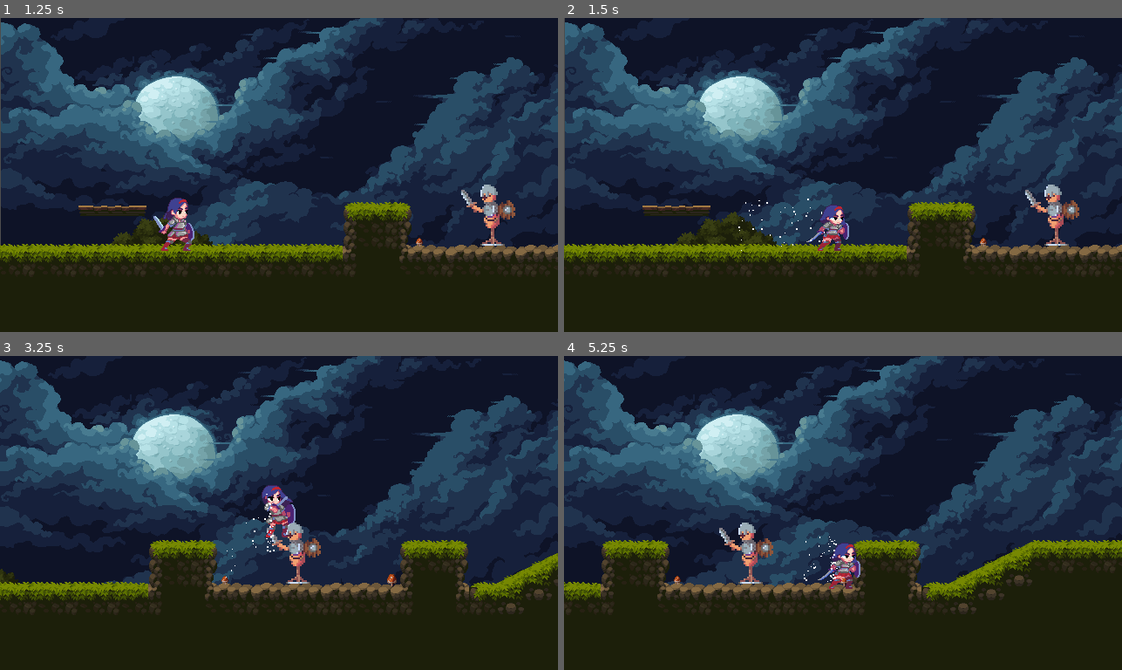
Above: before the commit, frames 1-4 (two rows, left to right).
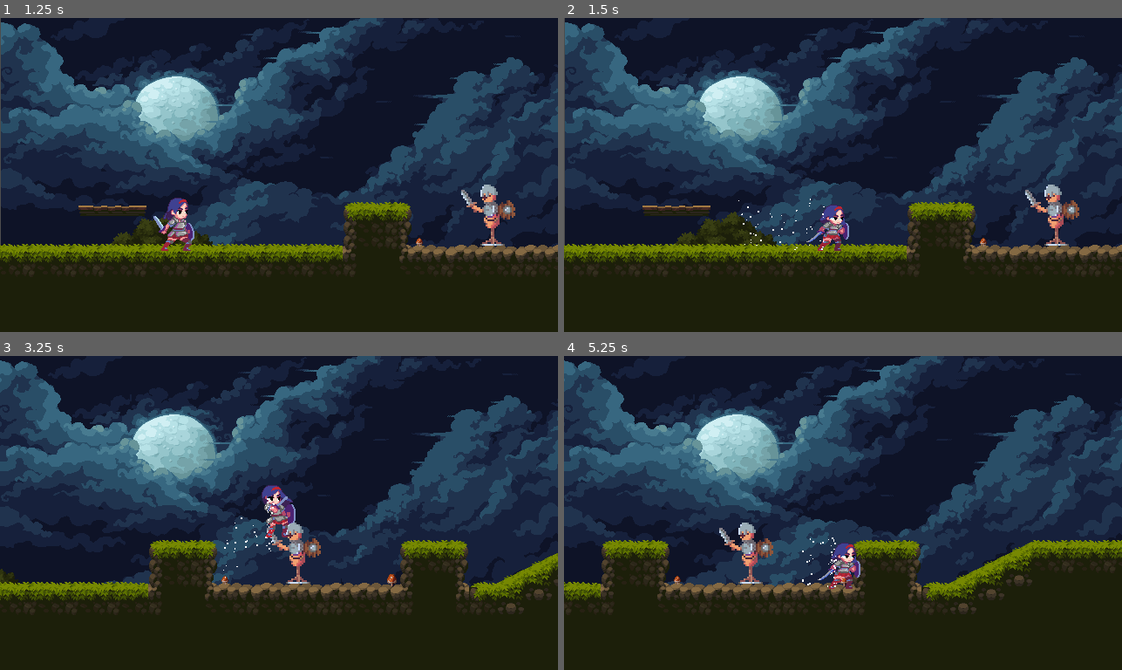
Above: after the commit, the same moments.

Repository: Crustar/Godot_HackSlash_project
Game: Godot game, scene res://src/level/test_scene.tscn
The game is run twice, just before and just after one commit, with the same random seed, the same clock (stepped at 60 frames per second) and the same inputs.
Inputs:
- Up to frame 1 (1.25 s): hold D (right) from 0.53 s (still down); tap Z (attack) at 0.6 s; tap X (jump) at 0.77, 1.07 s; tap Shift (dash) at 0.8 s
- Up to frame 2 (1.5 s): keep holding D (right); tap Shift (dash) at 1.35 s
- Up to frame 3 (3.25 s): tap X (jump) at 1.52, 1.55, 1.82, 2.1, 3.02 s; release D (right) at 2.03 s; hold A (left) 2.03-2.78 s; tap Z (attack) at 2.3, 2.85 s; hold D (right) from 2.78 s (still down); tap Shift (dash) at 3.05 s
- Up to frame 4 (5.25 s): tap X (jump) at 3.32, 3.77, 3.8, 4.07, 4.52, 4.82 s; tap Shift (dash) at 3.6, 5.1 s; release D (right) at 4.28 s; hold A (left) 4.28-5.03 s; tap Z (attack) at 4.35 s; hold D (right) from 5.03 s (still down)

Frame 1 is identical in both runs. In frame 2, less than 0.1% of the frame differs, in the area x 31-47%, y 57-75%; in frame 3, less than 0.1%, in the area x 40-50%, y 43-71%; in frame 4, less than 0.1%.

Commit message:
redesign the sound player so it uses a global node to control

Diff:
--- a/project.godot
+++ b/project.godot
@@ -14,6 +14,10 @@
 run/main_scene="uid://d1jm0kdjsdoh"
 config/features=PackedStringArray("4.4", "Forward Plus")
 config/icon="res://icon.svg"
+
+[autoload]
+
+AudioController="*res://src/controller/audio_controller.tscn"
 
 [display]
 
--- /dev/null
+++ b/src/controller/audio_controller.gd
@@ -0,0 +1,15 @@
+extends Node
+
+func play_attack_sound(delay_s: int = 0):
+	if delay_s >= 0:
+		await get_tree().create_timer(delay_s).timeout
+	$Attack.stop()
+	$Attack.play()
+
+func play_dash_sound():
+	$Dash.stop()
+	$Dash.play()
+
+func play_jump_sound():
+	$Jump.stop()
+	$Jump.play()
--- /dev/null
+++ b/src/controller/audio_controller.tscn
@@ -0,0 +1,40 @@
+[gd_scene load_steps=13 format=3 uid="uid://bhanuh1txt47u"]
+
+[ext_resource type="Script" uid="uid://8y42xfjw40ho" path="res://src/controller/audio_controller.gd" id="1_5qpge"]
+[ext_resource type="AudioStream" uid="uid://bh013pr32n0xm" path="res://asset/sound_effect/07_human_atk_sword_1.wav" id="1_lac31"]
+[ext_resource type="AudioStream" uid="uid://n17jrwoirvfa" path="res://asset/sound_effect/07_human_atk_sword_2.wav" id="2_5qpge"]
+[ext_resource type="AudioStream" uid="uid://bpw6veg5nhnfd" path="res://asset/sound_effect/07_human_atk_sword_3.wav" id="3_myfby"]
+[ext_resource type="AudioStream" uid="uid://do68jk35wmxq6" path="res://asset/sound_effect/15_human_dash_1.wav" id="4_fy8ix"]
+[ext_resource type="AudioStream" uid="uid://hnuaov5f8gpp" path="res://asset/sound_effect/15_human_dash_2.wav" id="5_57h60"]
+[ext_resource type="AudioStream" uid="uid://dn8h7ja2hchpm" path="res://asset/sound_effect/12_human_jump_1.wav" id="6_uehl4"]
+[ext_resource type="AudioStream" uid="uid://b0kn5xneepgah" path="res://asset/sound_effect/12_human_jump_2.wav" id="7_fx2ab"]
+[ext_resource type="AudioStream" uid="uid://cpjim1kvr38gd" path="res://asset/sound_effect/12_human_jump_3.wav" id="8_dyb6v"]
+
+[sub_resource type="AudioStreamRandomizer" id="AudioStreamRandomizer_lg6u7"]
+streams_count = 3
+stream_0/stream = ExtResource("1_lac31")
+stream_1/stream = ExtResource("2_5qpge")
+stream_2/stream = ExtResource("3_myfby")
+
+[sub_resource type="AudioStreamRandomizer" id="AudioStreamRandomizer_a2tbi"]
+streams_count = 2
+stream_0/stream = ExtResource("4_fy8ix")
+stream_1/stream = ExtResource("5_57h60")
+
+[sub_resource type="AudioStreamRandomizer" id="AudioStreamRandomizer_486lp"]
+streams_count = 3
+stream_0/stream = ExtResource("6_uehl4")
+stream_1/stream = ExtResource("7_fx2ab")
+stream_2/stream = ExtResource("8_dyb6v")
+
+[node name="AudioController" type="Node"]
+script = ExtResource("1_5qpge")
+
+[node name="Attack" type="AudioStreamPlayer" parent="."]
+stream = SubResource("AudioStreamRandomizer_lg6u7")
+
+[node name="Dash" type="AudioStreamPlayer" parent="."]
+stream = SubResource("AudioStreamRandomizer_a2tbi")
+
+[node name="Jump" type="AudioStreamPlayer" parent="."]
+stream = SubResource("AudioStreamRandomizer_486lp")
--- a/src/player/camera.gd
+++ b/src/player/camera.gd
@@ -1,6 +1,6 @@
 extends Camera2D
 
-@onready var fade_black: Node = $"../FadeBlack"
+@onready var fade_black: Node = $FadeBlack
 @onready var player: CharacterBody2D = $".."
 
 func _ready() -> void:
--- a/src/player/player.gd
+++ b/src/player/player.gd
@@ -68,20 +68,3 @@
 
 func on_death_occure():
 	get_tree().reload_current_scene()
-
-
-
-
-
-func play_jump_sound():
-	jump_sound.stop()
-	jump_sound.play()
-
-func play_dash_sound():
-	dashing_sound.stop()
-	dashing_sound.play()
-
-func play_attack_sound():
-	pass
-	#attack_sound.stop()
-	#attack_sound.play()
--- a/src/player/player.tscn
+++ b/src/player/player.tscn
@@ -18,9 +18,6 @@
 [ext_resource type="Script" uid="uid://d4udymj6r4jq" path="res://src/state_machine/player/running.gd" id="7_boad6"]
 [ext_resource type="Texture2D" uid="uid://btsaacjxujrm6" path="res://asset/player_sprite/Attack_KG_1.png" id="7_wlj80"]
 [ext_resource type="Texture2D" uid="uid://d3uv7udxia2i8" path="res://asset/player_sprite/Hurt_KG_2.png" id="9_hja65"]
-[ext_resource type="PackedScene" uid="uid://c67ugypirqnrk" path="res://src/sound_player/jumping_sound.tscn" id="10_hrerp"]
-[ext_resource type="PackedScene" uid="uid://cte27er104gl2" path="res://src/sound_player/dashing_sound.tscn" id="10_oyld2"]
-[ext_resource type="PackedScene" uid="uid://cd4oig7oiu6jj" path="res://src/sound_player/attack_sound.tscn" id="10_vwsmr"]
 [ext_resource type="Script" uid="uid://dlytgiqbaje06" path="res://src/state_machine/player/dashing.gd" id="12_cwolq"]
 [ext_resource type="Texture2D" uid="uid://d2cm6dyl7ibam" path="res://asset/player_sprite/Dying_KG_2.png" id="13_a4vah"]
 [ext_resource type="Script" uid="uid://c4arvahxckmcg" path="res://src/state_machine/player/attacking.gd" id="14_rl62b"]
@@ -119,18 +116,6 @@
 tracks/6/interp = 1
 tracks/6/loop_wrap = true
 tracks/6/keys = {
-"times": PackedFloat32Array(0),
-"transitions": PackedFloat32Array(1),
-"update": 1,
-"values": [false]
-}
-tracks/7/type = "value"
-tracks/7/imported = false
-tracks/7/enabled = true
-tracks/7/path = NodePath("attack_sound:playing")
-tracks/7/interp = 1
-tracks/7/loop_wrap = true
-tracks/7/keys = {
 "times": PackedFloat32Array(0),
 "transitions": PackedFloat32Array(1),
 "update": 1,
@@ -211,18 +196,6 @@
 "transitions": PackedFloat32Array(1, 1, 1),
 "update": 1,
 "values": [true, false, true]
-}
-tracks/6/type = "value"
-tracks/6/imported = false
-tracks/6/enabled = true
-tracks/6/path = NodePath("attack_sound:playing")
-tracks/6/interp = 1
-tracks/6/loop_wrap = true
-tracks/6/keys = {
-"times": PackedFloat32Array(0.1),
-"transitions": PackedFloat32Array(1),
-"update": 1,
-"values": [true]
 }
 
 [sub_resource type="Animation" id="Animation_rl62b"]
@@ -704,15 +677,6 @@
 sprite = NodePath("../Sprite")
 metadata/_custom_type_script = "uid://bu1x4j5ovdkc2"
 
-[node name="attack_sound" parent="." instance=ExtResource("10_vwsmr")]
-
-[node name="dashing_sound" parent="." instance=ExtResource("10_oyld2")]
-
-[node name="jump_sound" parent="." instance=ExtResource("10_hrerp")]
-position = Vector2(1, -32)
-
-[node name="FadeBlack" parent="." instance=ExtResource("18_vwi60")]
-
 [node name="Camera" type="Camera2D" parent="."]
 limit_left = -73
 limit_top = 0
@@ -720,6 +684,8 @@
 limit_bottom = 415
 script = ExtResource("18_o04tx")
 
+[node name="FadeBlack" parent="Camera" instance=ExtResource("18_vwi60")]
+
 [node name="state_machine" parent="." node_paths=PackedStringArray("initial_state", "player_node", "animation_player_node") instance=ExtResource("3_yw30f")]
 initial_state = NodePath("idling")
 player_node = NodePath("..")
--- a/src/sound_player/attack_sound.tscn
+++ /dev/null
@@ -1,14 +0,0 @@
-[gd_scene load_steps=5 format=3 uid="uid://cd4oig7oiu6jj"]
-
-[ext_resource type="AudioStream" uid="uid://bh013pr32n0xm" path="res://asset/sound_effect/07_human_atk_sword_1.wav" id="1_4kg8l"]
-[ext_resource type="AudioStream" uid="uid://n17jrwoirvfa" path="res://asset/sound_effect/07_human_atk_sword_2.wav" id="2_xcthl"]
-[ext_resource type="AudioStream" uid="uid://bpw6veg5nhnfd" path="res://asset/sound_effect/07_human_atk_sword_3.wav" id="3_7rxrg"]
-
-[sub_resource type="AudioStreamRandomizer" id="AudioStreamRandomizer_cj4o3"]
-streams_count = 3
-stream_0/stream = ExtResource("1_4kg8l")
-stream_1/stream = ExtResource("2_xcthl")
-stream_2/stream = ExtResource("3_7rxrg")
-
-[node name="attack_sound" type="AudioStreamPlayer2D"]
-stream = SubResource("AudioStreamRandomizer_cj4o3")
--- a/src/sound_player/dashing_sound.tscn
+++ /dev/null
@@ -1,12 +0,0 @@
-[gd_scene load_steps=4 format=3 uid="uid://cte27er104gl2"]
-
-[ext_resource type="AudioStream" uid="uid://do68jk35wmxq6" path="res://asset/sound_effect/15_human_dash_1.wav" id="1_qa51o"]
-[ext_resource type="AudioStream" uid="uid://hnuaov5f8gpp" path="res://asset/sound_effect/15_human_dash_2.wav" id="2_i7svf"]
-
-[sub_resource type="AudioStreamRandomizer" id="AudioStreamRandomizer_qyo55"]
-streams_count = 2
-stream_0/stream = ExtResource("1_qa51o")
-stream_1/stream = ExtResource("2_i7svf")
-
-[node name="dashing_sound" type="AudioStreamPlayer2D"]
-stream = SubResource("AudioStreamRandomizer_qyo55")
--- a/src/sound_player/jumping_sound.tscn
+++ /dev/null
@@ -1,14 +0,0 @@
-[gd_scene load_steps=5 format=3 uid="uid://c67ugypirqnrk"]
-
-[ext_resource type="AudioStream" uid="uid://dn8h7ja2hchpm" path="res://asset/sound_effect/12_human_jump_1.wav" id="1_eslen"]
-[ext_resource type="AudioStream" uid="uid://b0kn5xneepgah" path="res://asset/sound_effect/12_human_jump_2.wav" id="2_wde5k"]
-[ext_resource type="AudioStream" uid="uid://cpjim1kvr38gd" path="res://asset/sound_effect/12_human_jump_3.wav" id="3_v47la"]
-
-[sub_resource type="AudioStreamRandomizer" id="AudioStreamRandomizer_owx0d"]
-streams_count = 3
-stream_0/stream = ExtResource("1_eslen")
-stream_1/stream = ExtResource("2_wde5k")
-stream_2/stream = ExtResource("3_v47la")
-
-[node name="jump_sound" type="AudioStreamPlayer2D"]
-stream = SubResource("AudioStreamRandomizer_owx0d")
--- a/src/state_machine/player/attacking.gd
+++ b/src/state_machine/player/attacking.gd
@@ -8,7 +8,7 @@
 	super()
 	facing = animation.sprite.scale.x
 	animation.play("attacking")
-	player.play_attack_sound()
+	AudioController.play_attack_sound(0.1)
 	print_debug("entering ATTACKING state")
 
 func exit() -> void:
--- a/src/state_machine/player/dashing.gd
+++ b/src/state_machine/player/dashing.gd
@@ -15,7 +15,7 @@
 
 	dash_duration.start()
 	animation.play("dashing")
-	player.play_dash_sound()
+	AudioController.play_dash_sound()
 	print_debug("entering DASHING state")
 
 func exit() -> void:
--- a/src/state_machine/player/jumping.gd
+++ b/src/state_machine/player/jumping.gd
@@ -6,7 +6,7 @@
 	super()
 
 	animation.play("jumping")
-	player.play_jump_sound()
+	AudioController.play_jump_sound()
 
 	print_debug("entering JUMPING state")
 
@@ -47,7 +47,7 @@
 				player.velocity.y = - player.JUMP_VELOCITY
 				player.jump_count += 1
 				jump_ve.emitting = true
-				player.play_jump_sound()
+				AudioController.play_jump_sound()
 		"dash":
 			if player.dash_count < player.max_dash :
 				player.dash_count += 1
Not shown, added: src/controller/audio_controller.gd.uid
Not shown: 1 places in src/player/player.tscn that only renumber resources
